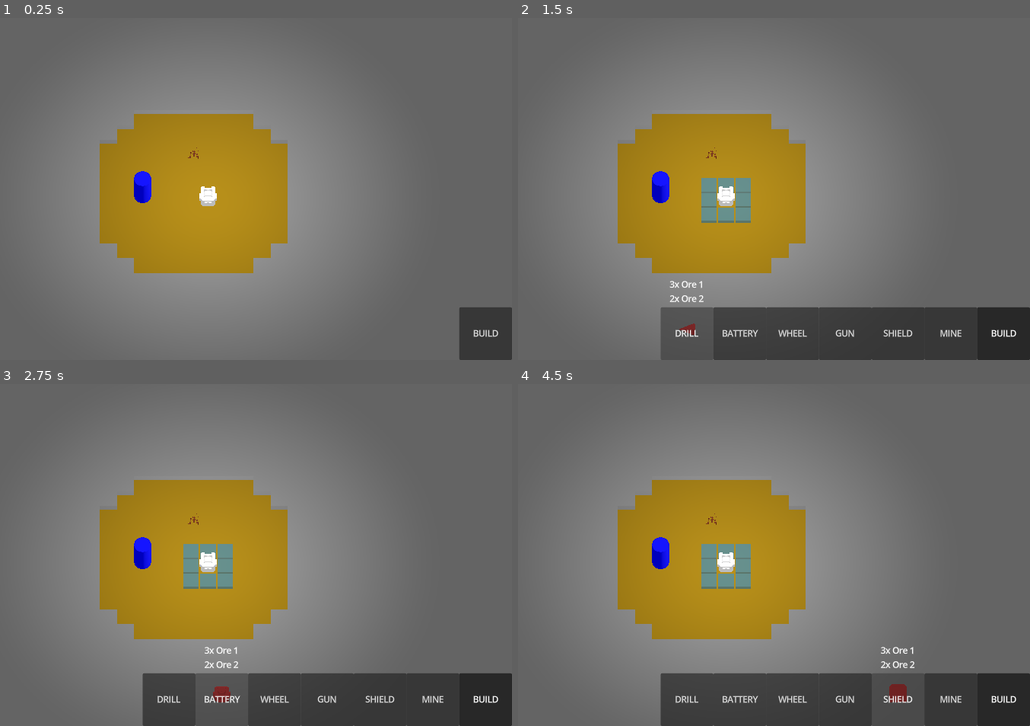
Above: before the commit, frames 1-4 (two rows, left to right).
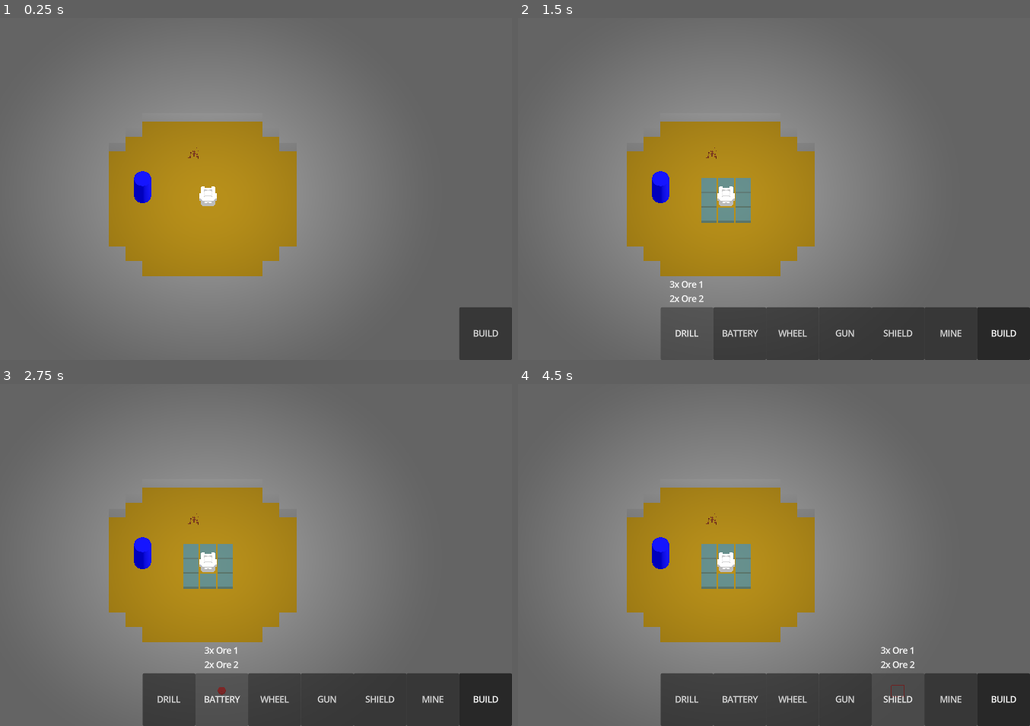
Above: after the commit, the same moments.

Repository: HedgeLizards/major
Game: Godot game, scene res://scenes/world.tscn
Same seed, same stepped clock (60 frames per second), same inputs: the game is played once before the commit and once after it. This scene is started directly instead of the project's main scene.
Inputs:
- Up to frame 1 (0.25 s): no input
- Up to frame 2 (1.5 s): click "BUILD" at 0.5 s; click "DRILL" at 1.25 s
- Up to frame 3 (2.75 s): click "BATTERY" at 2 s
- Up to frame 4 (4.5 s): click "WHEEL" at 2.75 s; click "GUN" at 3.5 s; click "SHIELD" at 4.25 s

The runs differ from the first frame. In frame 1, 2.5% of the frame differs, in the area x 19-58%, y 28-76%; in frame 2, 2.5%; in frame 3, 2.6%; in frame 4, 2.6%, in the area x 19-76%, y 28-94%.

Commit message:
use gridmap for non player blocks

Diff:
--- a/code/Environment.gd
+++ b/code/Environment.gd
@@ -1,30 +1,22 @@
-extends Node3D
-
+extends GridMap
 
 enum Tile {Open, Rock}
 
-var mesh_map = {}
 var map = {}
 
 func tile_at(p: Vector2i) -> Tile:
 	return map.get(p, Tile.Rock)
 
 func view(p: Vector2i):
-	var old_mesh: Node3D = mesh_map.get(p)
-	if old_mesh:
-		old_mesh.queue_free()
-	var new_mesh: Node3D = mesh_for(tile_at(p))
-	mesh_map[p] = new_mesh
-	new_mesh.position.x = p.x
-	new_mesh.position.z = p.y
-	add_child(new_mesh)
+	set_cell_item(Vector3i(p.x, 0, p.y), grid_index_for(tile_at(p)))
 
-func mesh_for(tile: Tile):
+func grid_index_for(tile: Tile) -> int:
 	if tile == Tile.Open:
-		return preload("res://scenes/tiles/ground.tscn").instantiate()
-	elif tile == Tile.Rock:
-		return preload("res://scenes/tiles/rock.tscn").instantiate()
-	assert(false, "unknown tile")
+		return 1
+	if tile == Tile.Rock:
+		return 0
+	return -1
+
 
 func dig_tile(p: Vector2i) -> void:
 	map[p] = Tile.Open
--- a/scenes/world.tscn
+++ b/scenes/world.tscn
@@ -21,7 +21,22 @@
 
 [sub_resource type="CylinderMesh" id="CylinderMesh_pcac1"]
 
-[sub_resource type="MeshLibrary" id="MeshLibrary_l5dm3"]
+[sub_resource type="BoxMesh" id="BoxMesh_jeydm"]
+
+[sub_resource type="BoxShape3D" id="BoxShape3D_dqxbu"]
+
+[sub_resource type="MeshLibrary" id="MeshLibrary_ejjoe"]
+item/0/name = ""
+item/0/mesh = SubResource("BoxMesh_jeydm")
+item/0/mesh_transform = Transform3D(1, 0, 0, 0, 1, 0, 0, 0, 1, 0, 0, 0)
+item/0/shapes = [SubResource("BoxShape3D_dqxbu"), Transform3D(1, 0, 0, 0, 1, 0, 0, 0, 1, 0, 0, 0)]
+item/0/navigation_mesh_transform = Transform3D(1, 0, 0, 0, 1, 0, 0, 0, 1, 0, 0, 0)
+item/0/navigation_layers = 1
+item/1/name = ""
+item/1/mesh_transform = Transform3D(1, 0, 0, 0, 1, 0, 0, 0, 1, 0, 0, 0)
+item/1/shapes = []
+item/1/navigation_mesh_transform = Transform3D(1, 0, 0, 0, 1, 0, 0, 0, 1, 0, 0, 0)
+item/1/navigation_layers = 1
 
 [node name="World" type="Node3D"]
 script = ExtResource("1_kh57m")
@@ -50,8 +65,8 @@
 [node name="Pebbles" parent="." instance=ExtResource("3_eww8l")]
 transform = Transform3D(1, 0, 0, 0, 1, 0, 0, 0, 1, -0.000203848, 0, -2.81323)
 
-[node name="GridMap" type="GridMap" parent="."]
-mesh_library = SubResource("MeshLibrary_l5dm3")
-
-[node name="Environment" type="Node3D" parent="."]
+[node name="Environment" type="GridMap" parent="."]
+mesh_library = SubResource("MeshLibrary_ejjoe")
+cell_size = Vector3(1, 1, 1)
 script = ExtResource("4_c36pg")
+metadata/_editor_floor_ = Vector3(0, 0, 0)
Not shown: 1 places in scenes/world.tscn that only renumber resources
